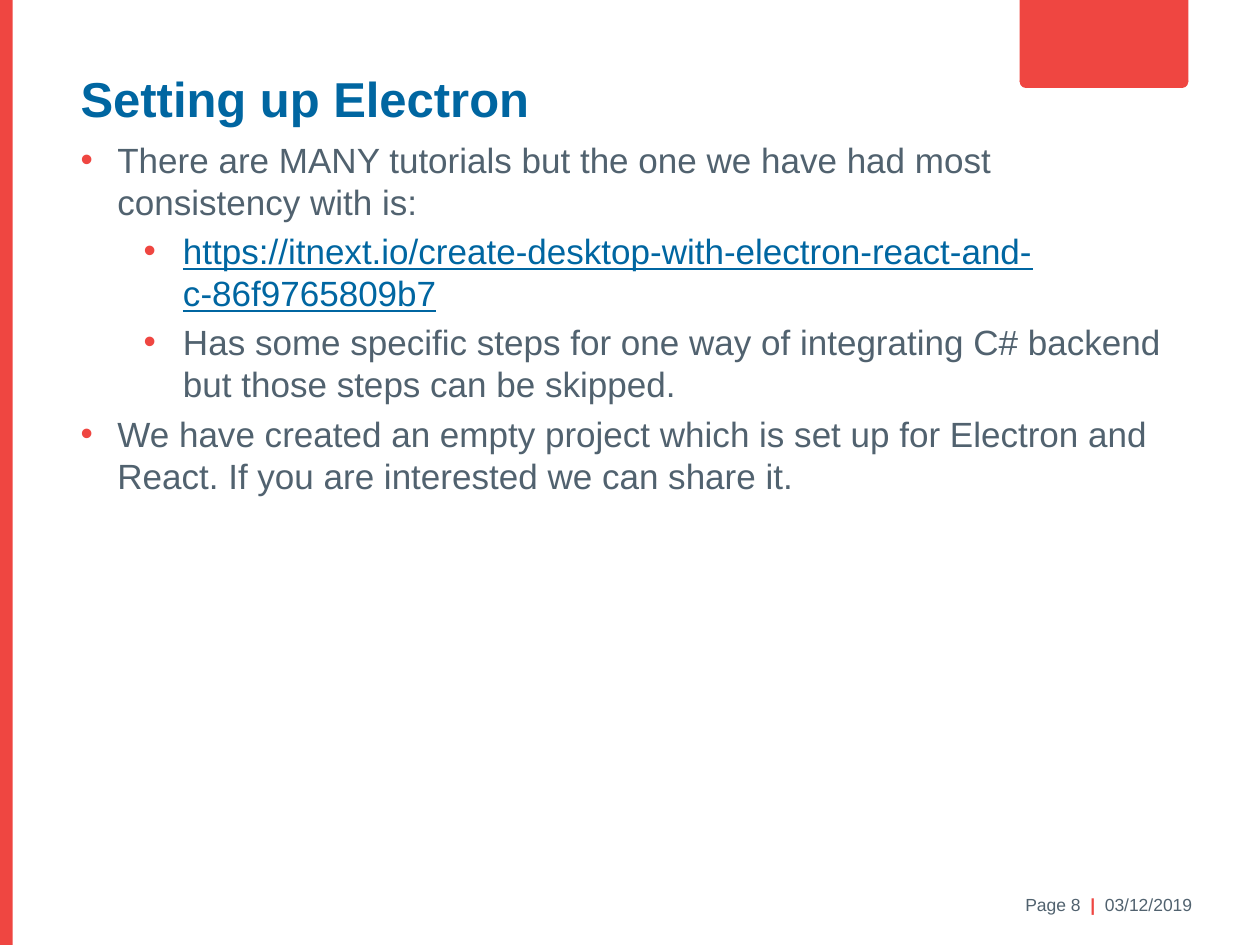
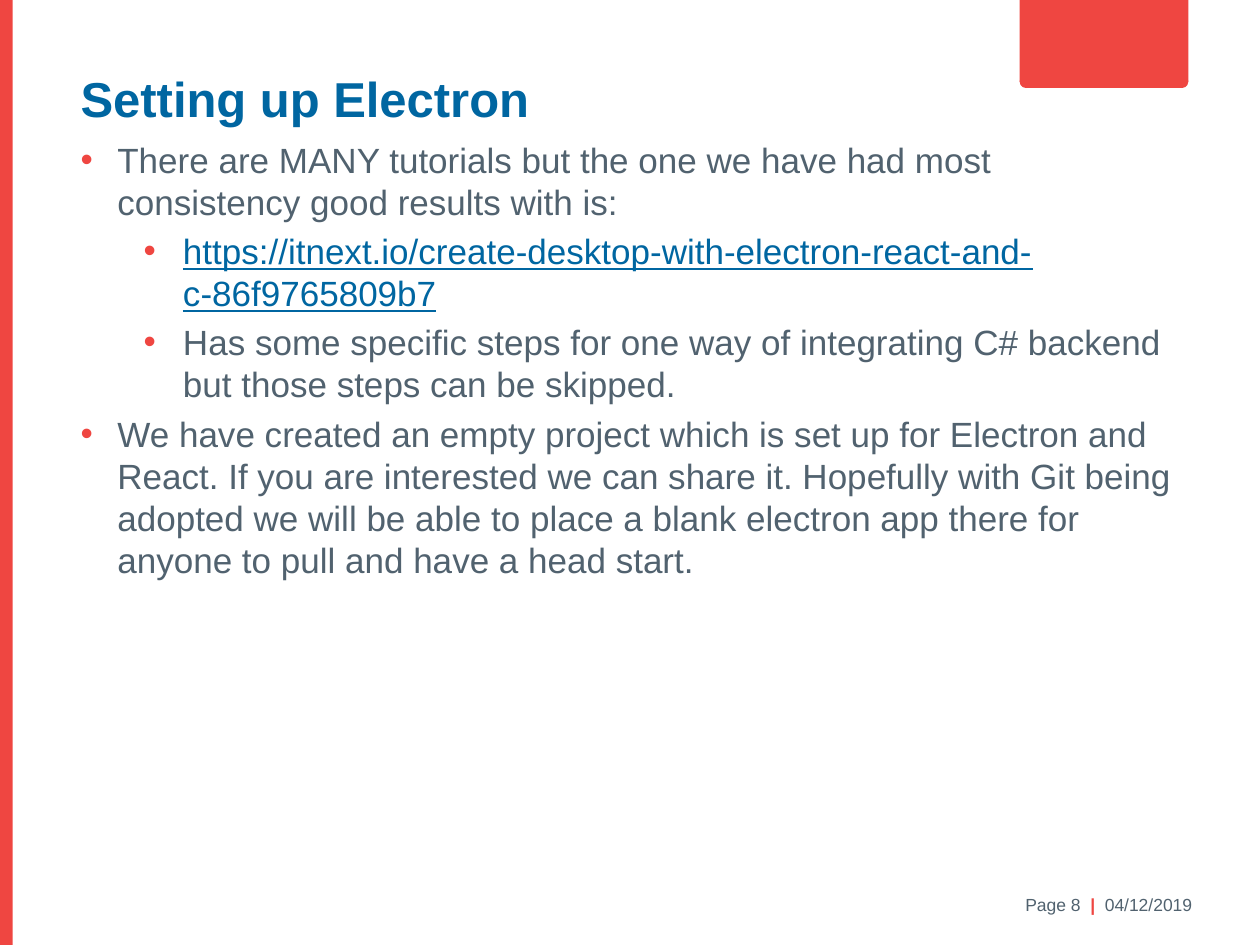
Before and after one commit to antonmaeso/HastingsPier, a slide deck: slide 8 of Electron Brownbag.pptx. Drawn at 1260x945 pixels with LibreOffice and Linux fonts; fonts in the diff are those of the drawing; background and template pictures are left out. Boxes give left, top, right and bottom in pixels: in the first picture for what was removed or moved away, otherwise in the second. Text is boxed around its words. In the diff, an @@ line names an element or a change of style, - is before the commit and + after.

```diff
--- a/Electron Brownbag.pptx
+++ b/Electron Brownbag.pptx
@@ text at <box>117,147,991,222</box>: text changed @@
-• There are MANY tutorials but the one we have had most consistency with is:
+• There are MANY tutorials but the one we have had most consistency good results with is:
@@ text at <box>117,421,1171,579</box>: text changed @@
-• We have created an empty project which is set up for Electron and React. If you are interested we can share it.
+• We have created an empty project which is set up for Electron and React. If you are interested we can share it. Hopefully with Git being adopted we will be able to place a blank electron app there for anyone to pull and have a head start.
@@ text at <box>1025,898,1192,915</box>: text changed @@
-Page 8 | 03/12/2019
+Page 8 | 04/12/2019
```
Also in this commit, not shown: 3 other slides changed, 1 slide added, 1 slide removed, 4 other files.
